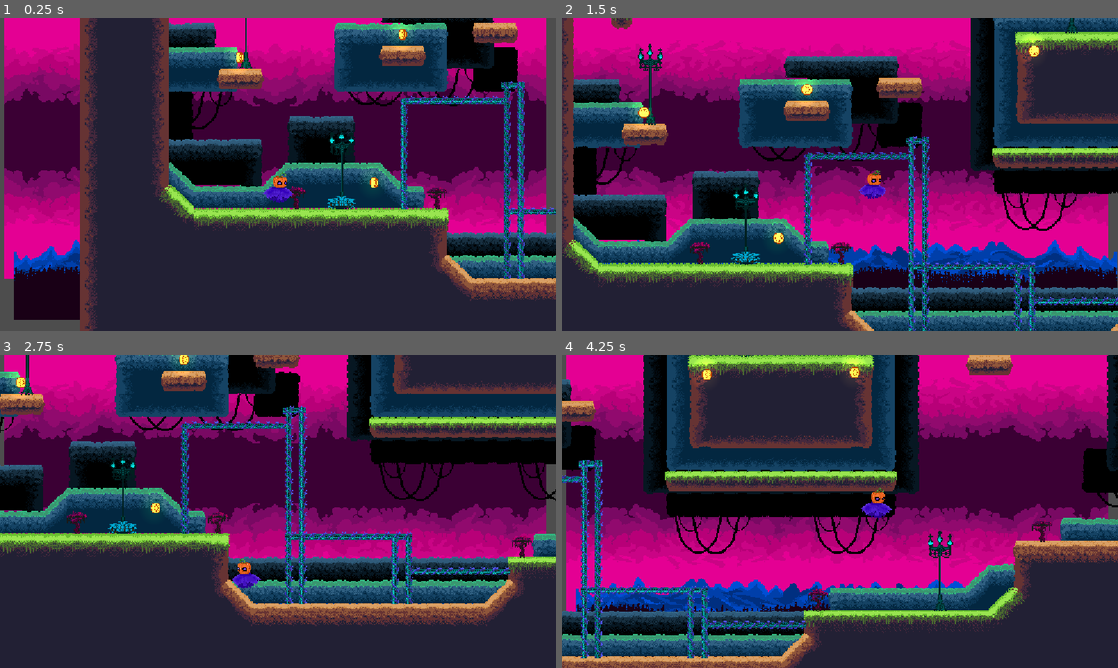
Above: before the commit, frames 1-4 (two rows, left to right).
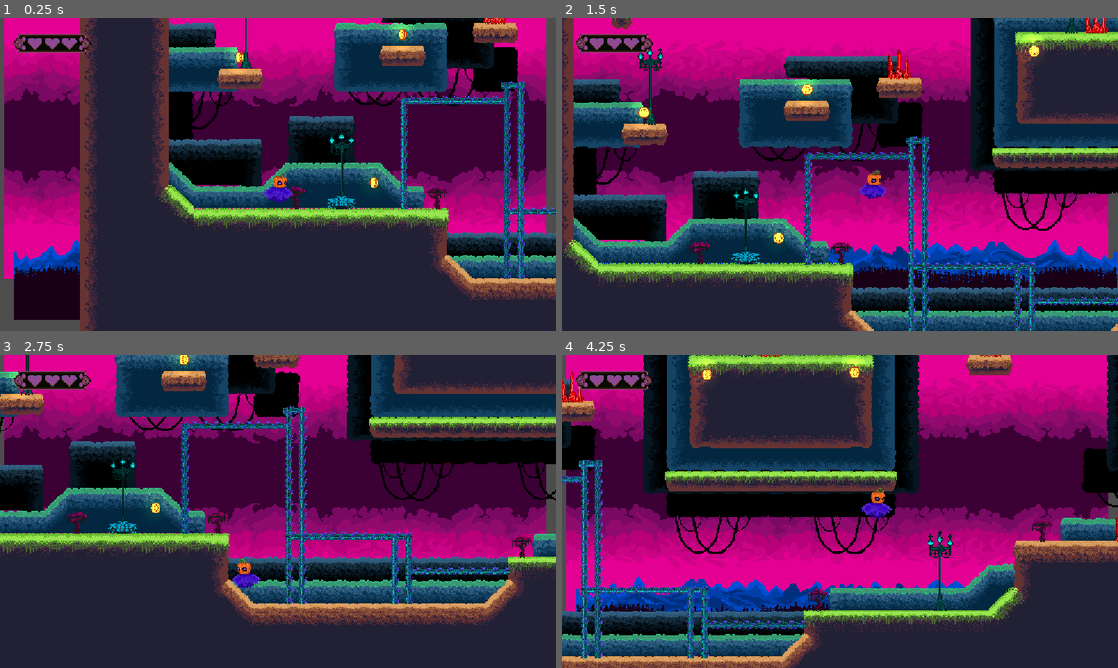
Above: after the commit, the same moments.

Repository: hydrastudiocode/Edens-Juego-Metroidvania-V4.7.1
Game: Godot game, scene res://Escenas/Nieveles/nivel_1.tscn
Same seed, same stepped clock (60 frames per second), same inputs: the game is played once before the commit and once after it.
Inputs:
- Up to frame 1 (0.25 s): no input
- Up to frame 2 (1.5 s): hold D (move_right) from 0.53 s (still down); tap W (jump) at 0.77 s
- Up to frame 3 (2.75 s): tap W (jump) at 1.52 s; release D (move_right) at 2.03 s; hold A (move_left) from 2.03 s (still down)
- Up to frame 4 (4.25 s): release A (move_left) at 2.78 s; hold D (move_right) from 2.78 s (still down); tap W (jump) at 3.02, 3.77 s

The runs differ from the first frame. In frame 1, 0.8% of the frame differs, in the area x 2-91%, y 0-12%; in frame 2, 1.1%, in the area x 2-99%, y 0-20%; in frame 3, 0.8%; in frame 4, 1.0%.

Commit message:
Vidas y pinchos

Diff:
--- a/Escenas/Nieveles/nivel_1.tscn
+++ b/Escenas/Nieveles/nivel_1.tscn
@@ -13,6 +13,12 @@
 [ext_resource type="Texture2D" uid="uid://dnxh4hrt2tij3" path="res://Arte/Fondos/bosquenochelargo.png" id="8_e3rhd"]
 [ext_resource type="PackedScene" uid="uid://hu3pdqgmpenw" path="res://Escenas/Player/Normal/player.tscn" id="9_cqc25"]
 [ext_resource type="PackedScene" uid="uid://c0yrphesntkk" path="res://Escenas/Monedas/Normal/moneda.tscn" id="12_7fycn"]
+[ext_resource type="PackedScene" uid="uid://b7w4w2xxh1f50" path="res://Escenas/Objetos/Danio/pinchos.tscn" id="12_e3rhd"]
+[ext_resource type="Texture2D" uid="uid://b0orfjr0aoro" path="res://Arte/Interfaz Ui/Barra Vida/Barra_Corazones1.png" id="14_4x6ln"]
+[ext_resource type="Script" uid="uid://cuqxaxu5ovy5o" path="res://Scripts/Interfaz/Barras/barra_vida.gd" id="15_ogppu"]
+[ext_resource type="Texture2D" uid="uid://bqcjoxw18hpkd" path="res://Arte/Interfaz Ui/Barra Vida/Barra_Corazones2.png" id="17_ekw45"]
+[ext_resource type="Texture2D" uid="uid://bdxukyidmu763" path="res://Arte/Interfaz Ui/Barra Vida/Barra_Corazones3.png" id="18_tv6vl"]
+[ext_resource type="Texture2D" uid="uid://46jk4i5jh0f8" path="res://Arte/Interfaz Ui/Barra Vida/Barra_Corazones4.png" id="19_saefr"]
 
 [sub_resource type="TileSetAtlasSource" id="TileSetAtlasSource_ogppu"]
 texture = ExtResource("1_i2snb")
@@ -335,6 +341,23 @@
 position = Vector2(174, 593)
 texture = ExtResource("8_e3rhd")
 
+[node name="Pinchos" type="Node2D" parent="." unique_id=1553125513]
+
+[node name="Pinchos" parent="Pinchos" unique_id=1043899989 instance=ExtResource("12_e3rhd")]
+position = Vector2(718, 199)
+
+[node name="Pinchos2" parent="Pinchos" unique_id=1292759482 instance=ExtResource("12_e3rhd")]
+position = Vector2(1024, 199)
+
+[node name="Pinchos4" parent="Pinchos" unique_id=312553021 instance=ExtResource("12_e3rhd")]
+position = Vector2(1278, 199)
+
+[node name="Pinchos5" parent="Pinchos" unique_id=1718032239 instance=ExtResource("12_e3rhd")]
+position = Vector2(1212, 455)
+
+[node name="Pinchos3" parent="Pinchos" unique_id=568140833 instance=ExtResource("12_e3rhd")]
+position = Vector2(446, 262)
+
 [node name="Player" parent="." unique_id=1434681934 instance=ExtResource("9_cqc25")]
 position = Vector2(148, 484)
 
@@ -354,3 +377,21 @@
 
 [node name="Moneda5" parent="Monedas" unique_id=1063413538 instance=ExtResource("12_7fycn")]
 position = Vector2(838, 248)
+
+[node name="Barra_Vida" type="CanvasLayer" parent="." unique_id=1423200591]
+script = ExtResource("15_ogppu")
+textura_3_vidas = ExtResource("14_4x6ln")
+textura_2_vidas = ExtResource("17_ekw45")
+textura_1_vida = ExtResource("18_tv6vl")
+textura_0_vidas = ExtResource("19_saefr")
+
+[node name="Vida" type="TextureRect" parent="Barra_Vida" unique_id=724591625]
+anchors_preset = -1
+anchor_left = 0.094000004
+anchor_top = 0.083000004
+anchor_right = 0.094000004
+anchor_bottom = 0.083000004
+offset_left = -80.288
+offset_top = -27.784004
+offset_right = 79.712
+offset_bottom = 28.215996
--- /dev/null
+++ b/Escenas/Objetos/Danio/pinchos.gd
@@ -0,0 +1,19 @@
+extends Area2D
+
+func _ready():
+	# Funcion que agrega al grupo tal
+	add_to_group("pincho")
+	body_entered.connect(_on_body_entered)
+	area_entered.connect(_on_area_entered)
+
+func _on_body_entered(body):
+	if body.is_in_group("Player"):
+		# Verif si player tiene el meotodo que se meciona en su script
+		if body.has_method("recibir_danio"):
+			body.recibir_danio()
+
+func _on_area_entered(area):
+	var body = area.get_parent()
+	if body.is_in_group("Player"):
+		if body.has_method("recibir_danio"):
+			body.recibir_danio()
--- /dev/null
+++ b/Escenas/Objetos/Danio/pinchos.tscn
@@ -0,0 +1,17 @@
+[gd_scene format=3 uid="uid://b7w4w2xxh1f50"]
+
+[ext_resource type="Script" uid="uid://bfljixj3bxpij" path="res://Escenas/Objetos/Danio/pinchos.gd" id="1_adj3x"]
+[ext_resource type="Texture2D" uid="uid://c7kbp0j5hhu5d" path="res://Arte/Tilesets/Pinchos.png" id="1_tukv8"]
+
+[sub_resource type="RectangleShape2D" id="RectangleShape2D_aohxf"]
+size = Vector2(28, 38)
+
+[node name="Pinchos" type="Area2D" unique_id=1043899989 groups=["pinchos"]]
+script = ExtResource("1_adj3x")
+
+[node name="CollisionShape2D" type="CollisionShape2D" parent="." unique_id=45952846]
+position = Vector2(1, 6)
+shape = SubResource("RectangleShape2D_aohxf")
+
+[node name="Sprite2D" type="Sprite2D" parent="." unique_id=1482605545]
+texture = ExtResource("1_tukv8")
--- a/Escenas/Player/Normal/player.tscn
+++ b/Escenas/Player/Normal/player.tscn
@@ -187,3 +187,5 @@
 position_smoothing_speed = 6.0
 rotation_smoothing_enabled = true
 rotation_smoothing_speed = 35.0
+
+[node name="Timer" type="Timer" parent="." unique_id=1779671747]
--- /dev/null
+++ b/Scripts/Interfaz/Barras/barra_vida.gd
@@ -0,0 +1,38 @@
+extends CanvasLayer
+
+@export var textura_3_vidas: Texture2D
+@export var textura_2_vidas: Texture2D
+@export var textura_1_vida: Texture2D
+@export var textura_0_vidas: Texture2D
+
+@onready var texture_rect: TextureRect = $Vida
+var player: Player
+
+func _ready():
+	await get_tree().process_frame
+	player = get_tree().get_first_node_in_group("player")
+
+	if player:
+		actualizar_vidas(player.vidas_actuales)
+
+func _process(delta):
+	if player:
+		actualizar_vidas(player.vidas_actuales)
+
+func actualizar_vidas(vidas_actuales: int) -> void:
+	var textura_a_usar: Texture2D
+
+	match vidas_actuales:
+		3:
+			textura_a_usar = textura_3_vidas
+		2:
+			textura_a_usar = textura_2_vidas
+		1:
+			textura_a_usar = textura_1_vida
+		0:
+			textura_a_usar = textura_0_vidas
+		_:
+			textura_a_usar = textura_0_vidas
+
+	if texture_rect and texture_rect.texture != textura_a_usar:
+		texture_rect.texture = textura_a_usar
--- a/Scripts/Player/Normal/player.gd
+++ b/Scripts/Player/Normal/player.gd
@@ -6,6 +6,10 @@
 const VELOCIDAD_SALTO = -725.0
 const VELOCIDAD_MAX_CAIDA = 700
 
+@export var max_vidas: int = 3
+var vidas_actuales: int
+var invulnerable: bool = false
+@export var tiempo_invulnerabilidad: float = 1.5
 @export var sufijo_accion: String = ""
 
 var gravedad: int = ProjectSettings.get(&"physics/2d/default_gravity")
@@ -13,10 +17,23 @@
 @onready var anim_caminar := $Caminar as AnimatedSprite2D
 @onready var anim_fijo := $fijo as AnimatedSprite2D
 @onready var anim_saltar := $Saltar as AnimatedSprite2D
-
+@onready var timer_invulnerable: Timer = $Timer
 var _doble_salto_cargado: bool = false
 var _animacion_actual: String = "fijo"
+signal vidas_cambiadas(nuevas_vidas: int)
+signal jugador_murio()
 
+func _ready():
+	vidas_actuales = max_vidas
+	if timer_invulnerable:
+		timer_invulnerable.timeout.connect(_on_timer_invulnerable_timeout)
+	else:
+		timer_invulnerable = Timer.new()
+		timer_invulnerable.one_shot = true
+		timer_invulnerable.timeout.connect(_on_timer_invulnerable_timeout)
+		add_child(timer_invulnerable)
+	add_to_group("player")
+	vidas_cambiadas.emit(vidas_actuales)
 
 func _physics_process(delta: float) -> void:
 	if is_on_floor():
@@ -40,7 +57,7 @@
 
 	move_and_slide()
 	actualizar_animacion()
-
+	_detectar_colisiones_pinchos()
 
 func actualizar_animacion() -> void:
 	var animacion_nueva: String
@@ -55,8 +72,6 @@
 
 	if animacion_nueva != _animacion_actual:
 		_animacion_actual = animacion_nueva
-
-		# Ocultar todos
 		anim_caminar.visible = false
 		anim_fijo.visible = false
 		anim_saltar.visible = false
@@ -72,7 +87,6 @@
 				anim_saltar.visible = true
 				anim_saltar.play()
 
-
 func intentar_saltar() -> void:
 	if is_on_floor():
 		pass
@@ -83,3 +97,47 @@
 		return
 
 	velocity.y = VELOCIDAD_SALTO
+
+func _detectar_colisiones_pinchos() -> void:
+	for i in range(get_slide_collision_count()):
+		var collision = get_slide_collision(i)
+		var collider = collision.get_collider()
+		if collider and collider.is_in_group("pincho"):
+			recibir_danio()
+			break
+
+func _on_body_entered(body: Node2D) -> void:
+	if body.is_in_group("pincho"):
+		recibir_danio()
+
+func recibir_danio() -> void:
+	if invulnerable:
+		return
+
+	vidas_actuales -= 1
+	vidas_cambiadas.emit(vidas_actuales)
+	invulnerable = true
+	if timer_invulnerable:
+		timer_invulnerable.start(tiempo_invulnerabilidad)
+	_efecto_danio()
+	if vidas_actuales <= 0:
+		morir()
+
+func _efecto_danio() -> void:
+	modulate = Color.RED
+	await get_tree().create_timer(0.1).timeout
+	modulate = Color.WHITE
+
+func _on_timer_invulnerable_timeout() -> void:
+	invulnerable = false
+
+func morir() -> void:
+	jugador_murio.emit()
+	_efecto_muerte()
+	await get_tree().create_timer(0.5).timeout
+	get_tree().reload_current_scene()
+
+func _efecto_muerte() -> void:
+	var tween = create_tween()
+	tween.tween_property(self, "modulate", Color.TRANSPARENT, 0.3)
+	tween.play()
Binary file added: Arte/Interfaz Ui/Barra Vida/Barra_Corazones1.png
Not shown, added: Arte/Interfaz Ui/Barra Vida/Barra_Corazones1.png.import
Binary file added: Arte/Interfaz Ui/Barra Vida/Barra_Corazones2.png
Not shown, added: Arte/Interfaz Ui/Barra Vida/Barra_Corazones2.png.import
Binary file added: Arte/Interfaz Ui/Barra Vida/Barra_Corazones3.png
Not shown, added: Arte/Interfaz Ui/Barra Vida/Barra_Corazones3.png.import
Binary file added: Arte/Interfaz Ui/Barra Vida/Barra_Corazones4.png
Not shown, added: Arte/Interfaz Ui/Barra Vida/Barra_Corazones4.png.import
Binary file added: Arte/Tilesets/Pinchos.png
Not shown, added: Arte/Tilesets/Pinchos.png.import
Not shown, added: Escenas/Objetos/Danio/pinchos.gd.uid
Not shown, added: Scripts/Interfaz/Barras/barra_vida.gd.uid
